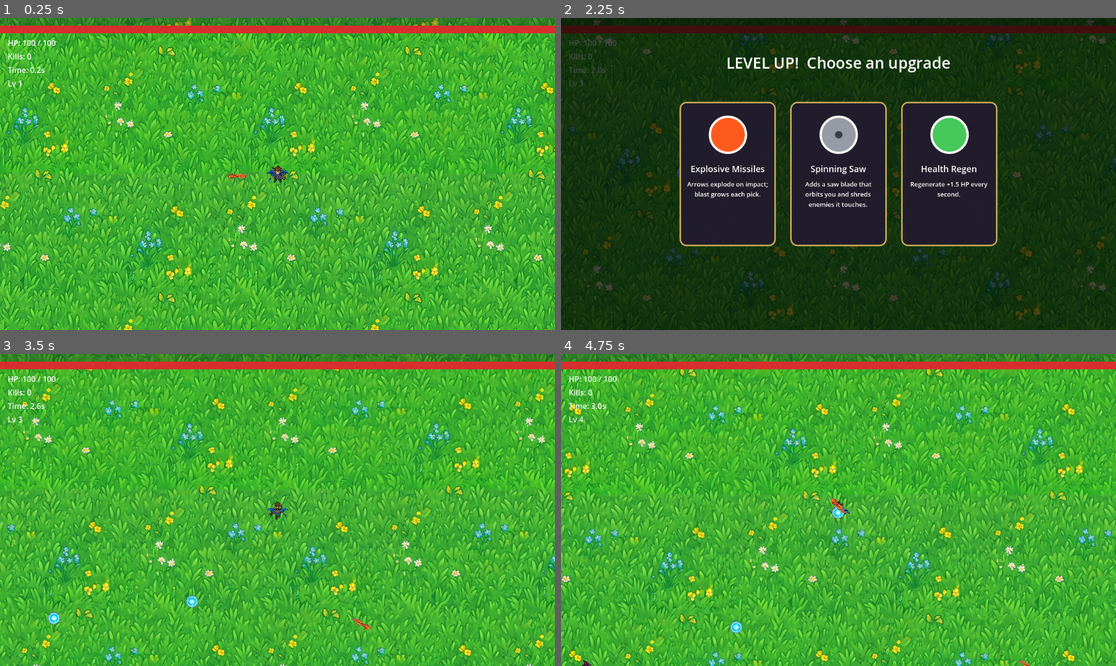
Above: before the commit, frames 1-4 (two rows, left to right).
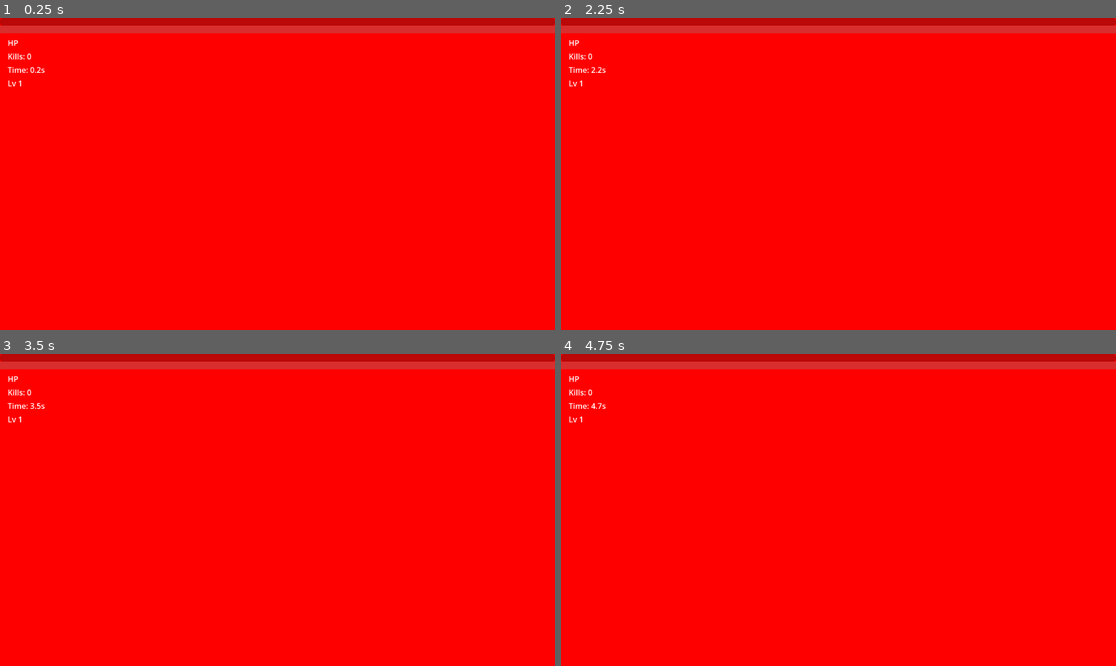
Above: after the commit, the same moments.

Repository: SummerEngine/template-2d-vampire-survivor-roguelike
Game: Godot game, scene res://main.tscn
Two runs of this game, one before a commit and one after it. Both use one fixed random seed, a clock stepped at 60 frames per second and the inputs below.
Inputs (mouse positions are in pixels of both pictures, inside the frame that each line leads up to):
- Up to frame 1 (0.25 s): no input
- Up to frame 2 (2.25 s): tap Enter at 0.5 s; move the mouse to (960, 158) at 0.52 s; hold D 0.53-1.28 s; tap L at 0.6, 2.1 s; click (960, 158) at 0.67 s; move the mouse to (727, 189) at 1.27 s; hold S 1.28-2.03 s; tap R at 1.35 s; move the mouse to (894, 105) at 2.02 s; hold D from 2.03 s (still down)
- Up to frame 3 (3.5 s): tap Space at 2.75 s; move the mouse to (166, 510) at 2.77 s; release D at 2.78 s; hold W from 2.78 s (still down); tap R at 2.85 s; click (166, 510) at 2.92 s
- Up to frame 4 (4.75 s): move the mouse to (1005, 556) at 3.52 s; release W at 3.53 s; hold A from 3.53 s (still down); tap L at 3.6 s; tap Enter at 4.25 s; move the mouse to (838, 510) at 4.27 s; tap R at 4.35 s; click (838, 510) at 4.42 s

The runs differ from the first frame. In frame 1, 98% of the frame differs, in the area x 0-100%, y 0-100%; in frame 2, 100%; in frame 3, 98%; in frame 4, 98%.
Error after the commit: Attempt to call function 'setup' in base 'null instance' on a null instance. (res://scripts/main.gd:57)

Commit message:
feat: leveling up vacuums all XP gems toward the player
Co-Authored-By: Claude Opus 4.8 (1M context) <noreply@anthropic.com>

Diff:
--- a/scripts/main.gd
+++ b/scripts/main.gd
@@ -13,6 +13,7 @@
 	{"id": "explode", "label": "Explosive Missiles", "desc": "Arrows explode on impact; blast grows each pick.", "icon": "res://assets/icons/explode.png"},
 	{"id": "bounce", "label": "Bouncing Missiles", "desc": "Arrows bounce off walls one more time.", "icon": "res://assets/icons/bounce.png"},
 	{"id": "saw", "label": "Spinning Saw", "desc": "Adds a saw blade that orbits you and shreds enemies it touches.", "icon": "res://assets/icons/saw.png"},
+	{"id": "lightning", "label": "Storm Caller", "desc": "Lightning strikes a random enemy every 5s for massive damage. Stacks: +1 bolt per pick.", "icon": "res://assets/icons/lightning.png"},
 ]
 
 @onready var player: CharacterBody2D = $Player
@@ -23,6 +24,7 @@
 @onready var weapon_system: Node = $Player/WeaponSystem
 @onready var saw_system: Node = $Player/SawSystem
 @onready var level_system: Node = $LevelSystem
+@onready var lightning_system: Node = $LightningSystem
 
 @onready var health_label: Label = $UI/HUD/HealthLabel
 @onready var health_bar: ProgressBar = $UI/HUD/HealthBar
@@ -52,6 +54,7 @@
 	level_up_panel.visible = false
 	spawner.setup(player, enemies)
 	weapon_system.setup(projectiles)
+	lightning_system.setup(self)
 	player.health_changed.connect(_on_player_health_changed)
 	player.died.connect(_on_player_died)
 	player.took_damage.connect(_on_player_took_damage)
@@ -109,6 +112,8 @@
 func _on_leveled_up(_lvl: int) -> void:
 	# Ramp difficulty: enemies spawn slightly more often each level.
 	spawner.increase_spawn_rate(0.92)
+	# Vacuum every XP gem on the map toward the player.
+	get_tree().call_group("xp_gems", "attract_to", player)
 	_pending_levelups += 1
 	if not level_up_panel.visible:
 		_show_levelup()
@@ -154,6 +159,8 @@
 			weapon_system.increase_bounce(false, 1)
 		"saw":
 			saw_system.add_saw()
+		"lightning":
+			lightning_system.enable()
 
 func _resolve_choice() -> void:
 	_pending_levelups -= 1
